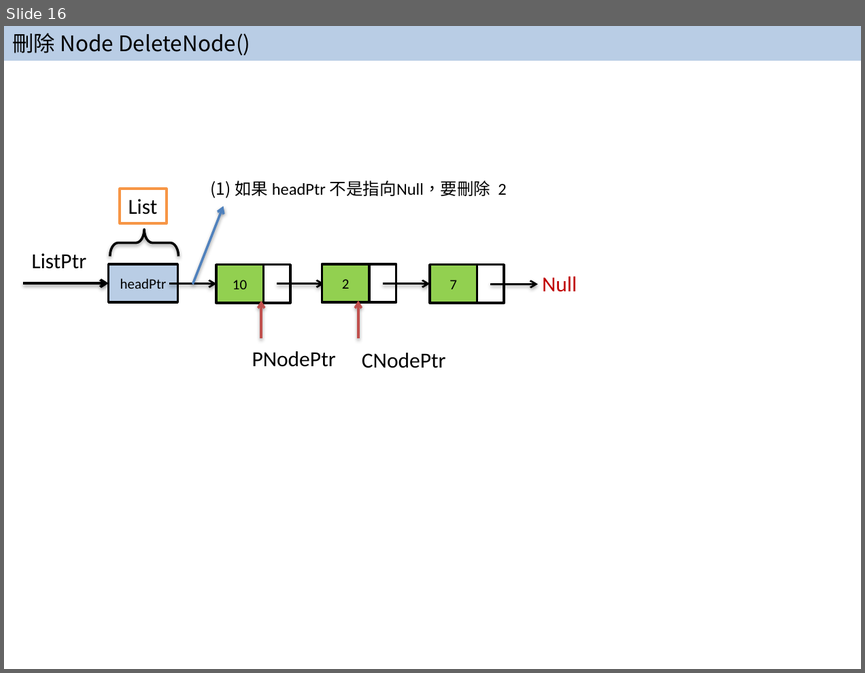
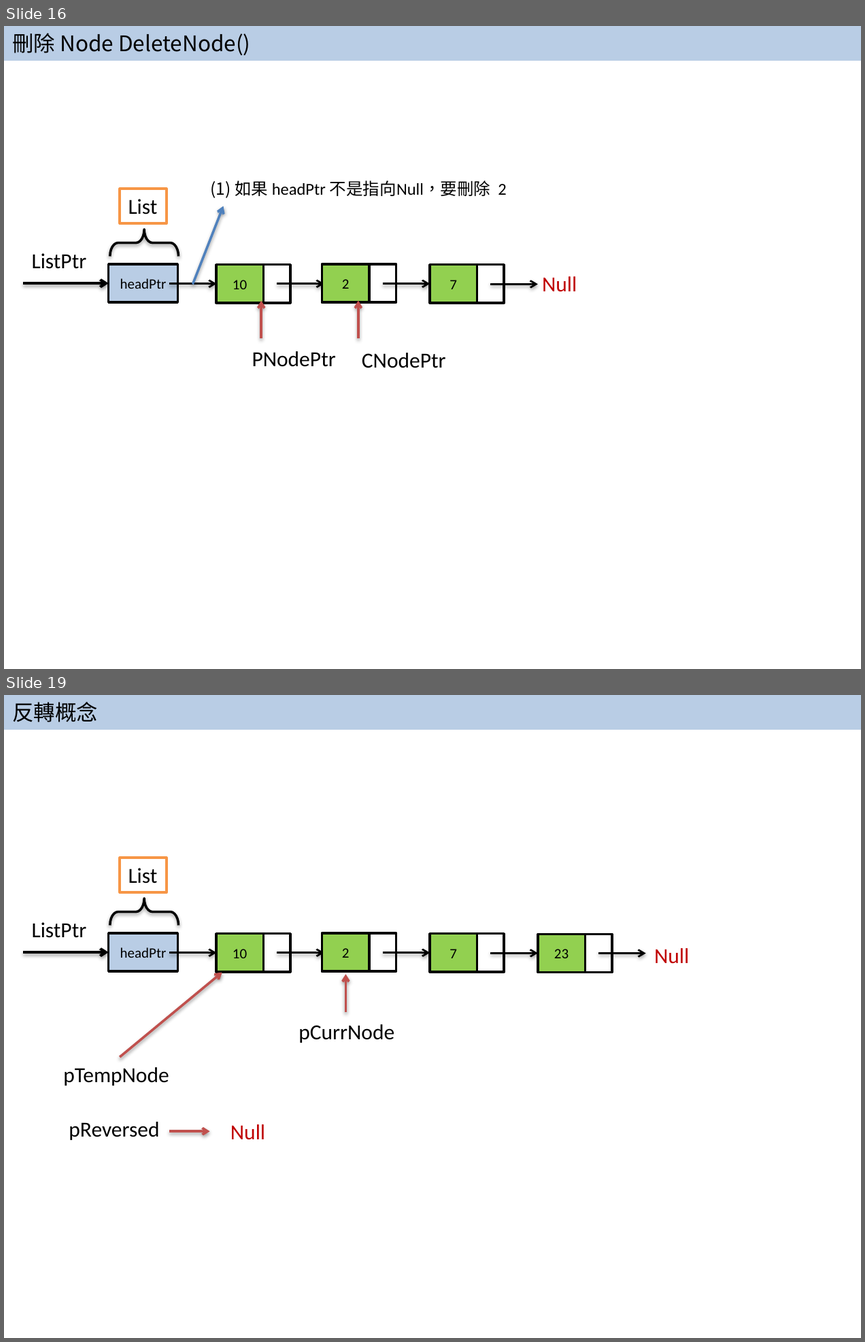
Before and after one commit to JasonChiuCC/DataStructure, a slide deck: LinearList/LinkedList/C/LinkedList.pptx. Shown one above the other, each under a label of ours: slide 16 before the commit, slides 16 and 19 after it; the slides between them are not shown. The pictures are 865x673 and 865x1342 pixels, drawn with LibreOffice and Linux fonts; fonts in the diff are those of the drawing. Boxes give left, top, right and bottom in pixels: in the first picture for what was removed or moved away, otherwise in the second. Text is boxed around its words. In the diff, an @@ line names an element or a change of style, - is before the commit and + after.

```diff
--- a/LinearList/LinkedList/C/LinkedList.pptx
+++ b/LinearList/LinkedList/C/LinkedList.pptx
@@ slide 19 added at box(4, 695, 861, 1338), background #FFFFFF @@
@@ rectangle added at box(4, 695, 861, 729), fill #B9CDE5, 18 pt, text #000000 @@
+反轉概念
@@ rectangle added at box(120, 858, 167, 892), fill #FFFFFF, outline #F79646 2 pt, 18 pt, text #000000 @@
+List
@@ left brace added at box(110, 898, 178, 925), outline #000000 2 pt @@
@@ text added at box(32, 922, 87, 938), 18 pt, text #000000 @@
+ListPtr
@@ rectangle added at box(109, 933, 178, 972), fill #B9CDE5, outline #000000 2 pt, 12 pt, text #000000 @@
+headPtr
@@ rectangle added at box(216, 933, 264, 972), fill #92D050, outline #000000 2 pt, 12 pt, text #000000 @@
+10
@@ rectangle added at box(264, 933, 290, 972), fill #FFFFFF, outline #000000 2 pt @@
@@ rectangle added at box(322, 933, 369, 972), fill #92D050, outline #000000 2 pt, 12 pt, text #000000 @@
+2
@@ rectangle added at box(369, 933, 396, 972), fill #FFFFFF, outline #000000 2 pt @@
@@ rectangle added at box(430, 933, 477, 972), fill #92D050, outline #000000 2 pt, 12 pt, text #000000 @@
+7
@@ rectangle added at box(477, 933, 504, 972), fill #FFFFFF, outline #000000 2 pt @@
@@ rectangle added at box(538, 934, 585, 972), fill #92D050, outline #000000 2 pt, 12 pt, text #000000 @@
+23
@@ rectangle added at box(585, 934, 611, 972), fill #FFFFFF, outline #000000 2 pt @@
@@ arrow added from (23, 952) to (109, 952), #000000 2.25 pt @@
@@ arrow added from (169, 953) to (216, 953), #000000 1.5 pt @@
@@ arrow added from (277, 953) to (324, 953), #000000 1.5 pt @@
@@ arrow added from (383, 953) to (430, 953), #000000 1.5 pt @@
@@ arrow added from (491, 953) to (538, 953), #000000 1.5 pt @@
@@ arrow added from (598, 953) to (646, 953), #000000 1.5 pt @@
@@ text added at box(654, 948, 689, 964), 18 pt, text #C00000 @@
+Null
@@ arrow added from (120, 1057) to (222, 972), #C0504D 2 pt @@
@@ arrow added from (346, 1012) to (346, 974), #C0504D 2 pt @@
@@ text added at box(298, 1024, 394, 1042), 18 pt, text #000000 @@
+pCurrNode
@@ text added at box(63, 1067, 169, 1085), 18 pt, text #000000 @@
+pTempNode
@@ text added at box(69, 1121, 159, 1140), 18 pt, text #000000 @@
+pReversed
@@ arrow added from (169, 1131) to (209, 1131), #C0504D 2 pt @@
@@ text added at box(230, 1124, 265, 1140), 18 pt, text #C00000 @@
+Null
```
Also in this commit, not shown: 18 other slides added, 4 other files.
